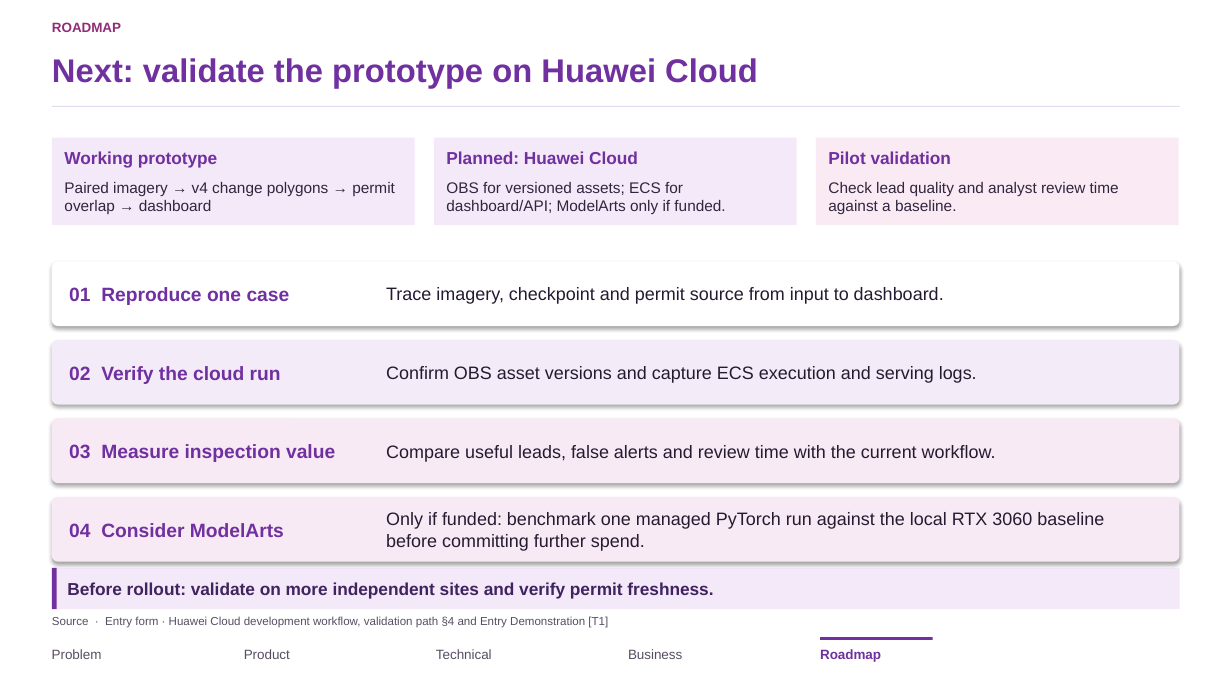
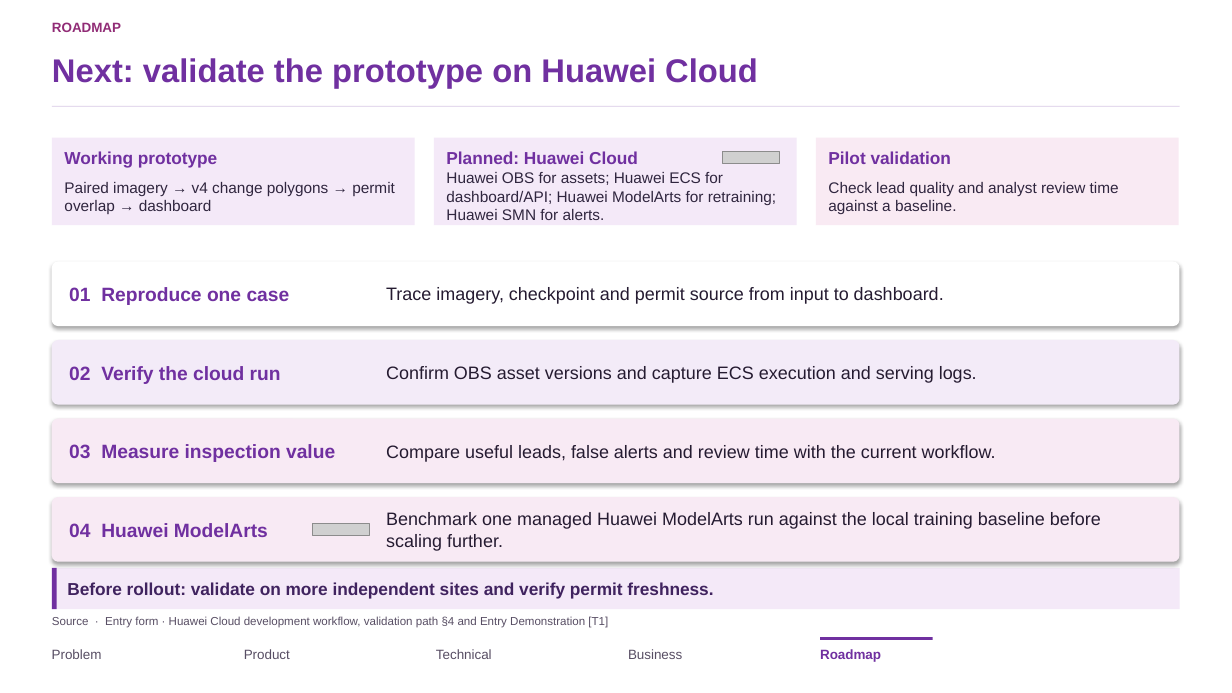
Before and after one commit to Neiljustiin/MineWatch, a slide deck: slide 9 of MineWatch_Huawei_ICT_Competition_5Min_FINAL.pptx (slide 8 before the commit). Drawn at 1232x693 pixels with LibreOffice and Linux fonts; fonts in the diff are those of the drawing; grey boxes stand for pictures; background and template pictures are left out. Boxes give left, top, right and bottom in pixels: in the first picture for what was removed or moved away, otherwise in the second. Text is boxed around its words. In the diff, an @@ line names an element or a change of style, - is before the commit and + after.

Commit message:
Promote v5b checkpoint to live dashboard, fix v4/v5 consistency, add infra slide + Entry Form screenshots
- Swap dashboard data bundle from NDVI-threshold placeholder to the v5
  fine-tune checkpoint (production_v5_finetune_tversky), already trained
  but never deployed to the live data/ folder.
- Reconcile all v4 -> v5 model references in Entry Form, PPT and
  DESIGN_DOCUMENT.md (previous checkpoint was still live while docs
  already described the v5 promotion as pending).
- Add PPT slide: Huawei ECS/OBS Cloud Console screenshots (provisioned
  in AP-Jakarta) + system design diagram, captioned honestly as planned
  hosting with local pilot already running.
- Add 10 live-dashboard screenshots to Entry Form Section 'Entry
  Demonstration', replacing the stale 'dashboard not yet available'
  claim; fill in the Repository URL.

```diff
--- a/MineWatch_Huawei_ICT_Competition_5Min_FINAL.pptx
+++ b/MineWatch_Huawei_ICT_Competition_5Min_FINAL.pptx
@@ text at <box>446,172,776,220</box>: text changed @@
-OBS for versioned assets; ECS for dashboard/API; ModelArts only if funded.
+Huawei OBS for assets; Huawei ECS for dashboard/API; Huawei ModelArts for retraining; Huawei SMN for alerts.
@@ picture added at <box>722,151,779,163</box> @@
@@ text at <box>69,523,268,537</box>: text changed @@
-04 Consider ModelArts
+04 Huawei ModelArts
@@ picture added at <box>312,523,369,535</box> @@
@@ text at <box>386,512,1101,551</box>: text changed @@
-Only if funded: benchmark one managed PyTorch run against the local RTX 3060 baseline before committing further spend.
+Benchmark one managed Huawei ModelArts run against the local training baseline before scaling further.
```
Also in this commit, not shown: 2 other slides changed, 1 slide added, 3 other files.
